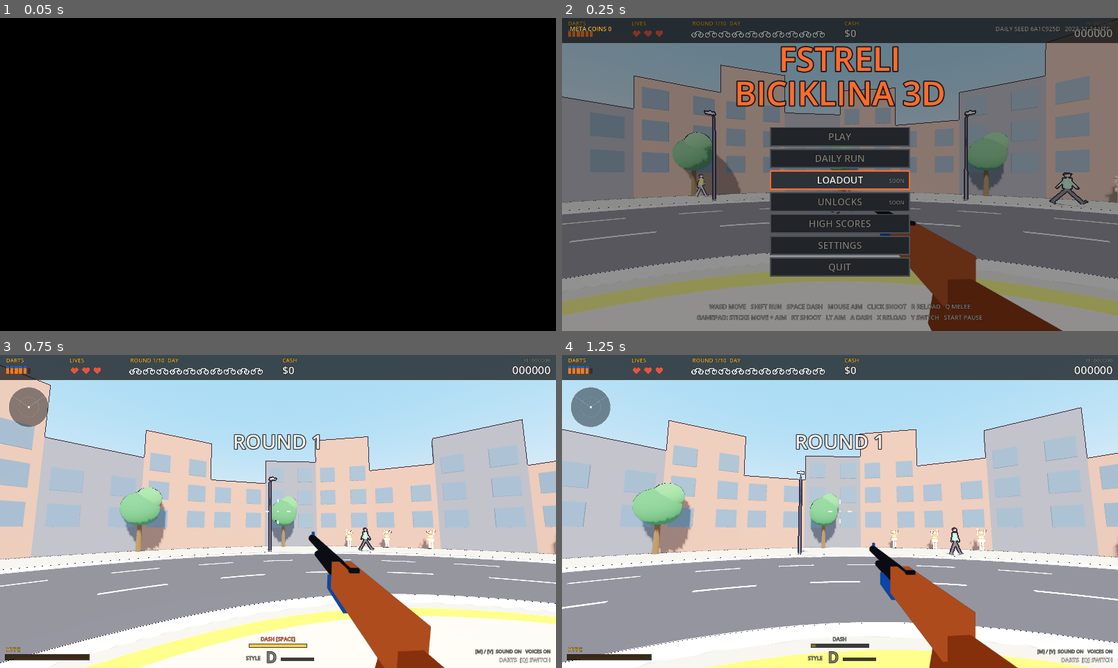
Above: before the commit, frames 1-4 (two rows, left to right).
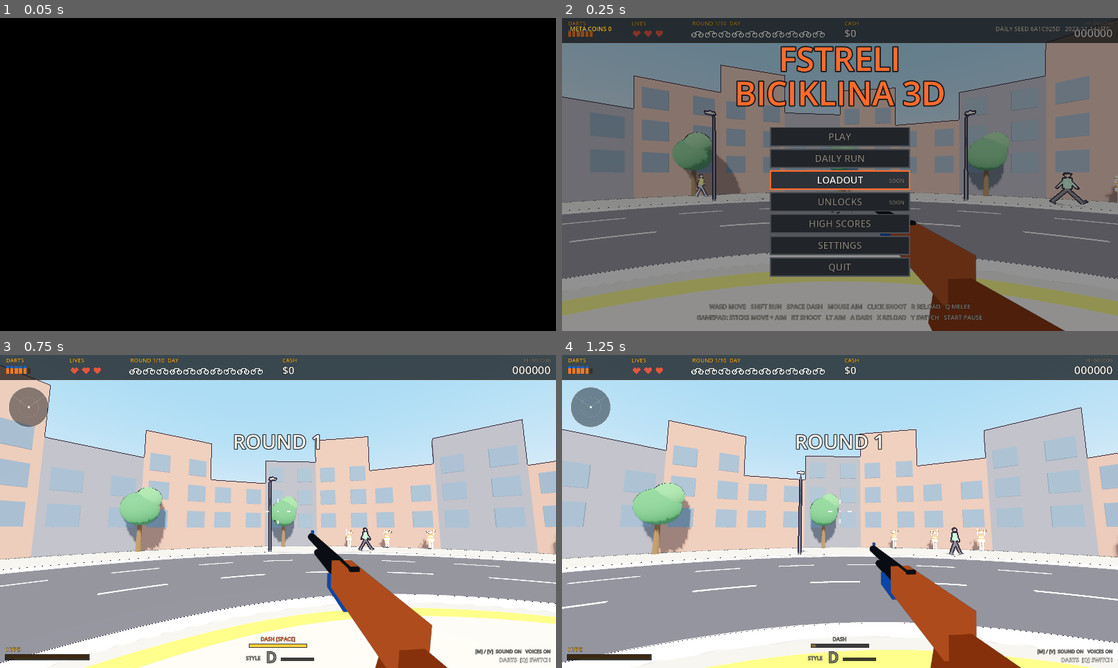
Above: after the commit, the same moments.

Repository: GVihi/FstreliBiciklina3D
Game: Godot game, scene res://main.tscn
Two runs of this game, one before a commit and one after it. Both use one fixed random seed, a clock stepped at 60 frames per second and the inputs below.
Inputs (mouse positions are in pixels of both pictures, inside the frame that each line leads up to):
- Up to frame 1 (0.05 s): no input
- Up to frame 2 (0.25 s): no input
- Up to frame 3 (0.75 s): tap Enter at 0.5 s; move the mouse to (400, 495) at 0.52 s; hold Right from 0.53 s (still down); tap R at 0.6 s; click (400, 495) at 0.67 s
- Up to frame 4 (1.25 s): keep holding Right; tap Space at 0.77 s

Frame 1 is identical in both runs. In frame 2, 0.1% of the frame differs, in the area x 56-91%, y 61-100%; in frame 3, 0.5%, in the area x 49-81%, y 52-100%; in frame 4, 0.4%.

Commit message:
Add idle sway, walk / sprint bob and look sway to the gun
Roadmap item F2: "Idle sway and walk / sprint bob".

In update_gun (scripts/player.gd), on top of the existing hip / ADS /
recoil / sprint-lower positions:
- idle: a slow breathing drift (up/down, a little sideways and roll)
  that fades out while moving.
- walk and sprint bob: side-to-side sway on half the step rate and a
  bounce per step, trailing the camera bob a little so the gun feels
  heavy; a sprint bobs 1.8x harder. Off during slide and dash.
- look sway: turning leaves the gun lagging slightly, then it catches up.
- everything is reduced by 85% while aiming down sights.
Tuning constants are at the top of player.gd.

Not ticked in the README: needs the owner's in-game check (Godot could
not be run here).

Co-Authored-By: Claude Sonnet 5.5 <noreply@anthropic.com>
Claude-Session: https://claude.ai/code/session_01ERiY165C6WvgUz7dn68bP3

Diff:
--- a/scripts/player.gd
+++ b/scripts/player.gd
@@ -5,6 +5,23 @@
 const Ring = preload("res://scripts/ring.gd")
 
 var g = null
+
+# gun motion (update_gun): how far the gun lags behind turning, and the look angles of the last frame
+var sway_yaw = 0.0
+var sway_pitch = 0.0
+var look_prev = Vector2.ZERO
+var look_seen = false
+
+# Gun motion tuning (Milestone F2). Everything is in metres / radians and fades out while aiming down sights.
+const IDLE_SWAY = 0.0035        # breathing: how far the gun drifts up/down while standing still
+const BOB_SIDE = 0.010          # walk bob: side-to-side travel
+const BOB_UP = 0.010            # walk bob: up/down travel
+const BOB_SPRINT_MUL = 1.8      # a sprint bobs this much harder than a walk
+const BOB_LAG = 0.6             # the gun trails the camera bob by this many radians, so it feels heavy
+const LOOK_SWAY = 0.5           # how much of a turn the gun lags behind (1.0 = no follow at all)
+const LOOK_SWAY_MAX = 0.07      # largest lag in radians
+const LOOK_SWAY_RETURN = 9.0    # how fast the gun catches up again (per second)
+const ADS_CALM = 0.85           # how much of the motion aiming down sights removes
 
 func _init(game) -> void:
 	g = game
@@ -223,8 +240,43 @@
 	var p = hip.lerp(ads, g.ads_t)
 	p.z += g.recoil * 0.07
 	p.y -= (0.05 if g.sprinting else 0.0) + (0.04 if g.loading else 0.0)
+
+	# idle sway (breathing), walk / sprint bob and look sway. They ease out while aiming down sights.
+	var calm = 1.0 - g.ads_t * ADS_CALM
+	var spd = g.pvel.length()
+	var moving = clampf(spd / g.RUN, 0.0, 1.0)
+	if g.slide_t > 0.0 or g.dash_t > 0.0:
+		moving = 0.0
+	var bob_mul = BOB_SPRINT_MUL if g.sprinting else 1.0
+	var still = 1.0 - moving
+	var step_side = sin(g.bob_t * 0.5)                    # one full sway left-right per two steps
+	var step_up = sin(g.bob_t - BOB_LAG)                  # one bounce per step, a little behind the camera
+	var off = Vector3(
+		sin(g.time * 0.85) * IDLE_SWAY * 0.7 * still + step_side * BOB_SIDE * bob_mul * moving,
+		sin(g.time * 1.7) * IDLE_SWAY * still + step_up * BOB_UP * bob_mul * moving,
+		0.0)
+	p += off * calm
+
+	# look sway: turning the view leaves the gun lagging a little, then it catches up
+	var look = Vector2(g.yaw, g.pitch)
+	if not look_seen:
+		look_prev = look
+		look_seen = true
+	var turn = Vector2(wrapf(look.x - look_prev.x, -PI, PI), look.y - look_prev.y)
+	look_prev = look
+	sway_yaw = clampf(sway_yaw - turn.x * LOOK_SWAY, -LOOK_SWAY_MAX, LOOK_SWAY_MAX)
+	sway_pitch = clampf(sway_pitch + turn.y * LOOK_SWAY, -LOOK_SWAY_MAX, LOOK_SWAY_MAX)
+	var back = minf(1.0, dt * LOOK_SWAY_RETURN)
+	sway_yaw = lerpf(sway_yaw, 0.0, back)
+	sway_pitch = lerpf(sway_pitch, 0.0, back)
+
+	var roll = (sin(g.time * 0.85) * 0.010 * still + step_side * 0.025 * bob_mul * moving) * calm
+	var tilt = step_up * 0.018 * bob_mul * moving * calm
 	gun_node.position = gun_node.position.lerp(p, minf(1.0, dt * 18.0))
-	gun_node.rotation = Vector3(g.recoil * 0.14 + (0.18 if g.sprinting else 0.0), (1.0 - g.ads_t) * 0.06, 0.0)
+	gun_node.rotation = Vector3(
+		g.recoil * 0.14 + (0.18 if g.sprinting else 0.0) + tilt + sway_pitch * calm,
+		(1.0 - g.ads_t) * 0.06 + sway_yaw * calm,
+		roll)
 	var phase = 0.0
 	if g.pump_t > 0.0:
 		phase = sin(PI * (1.0 - g.pump_t / maxf(g.pump_dur, 0.01)))
Not shown, changed: README.md
